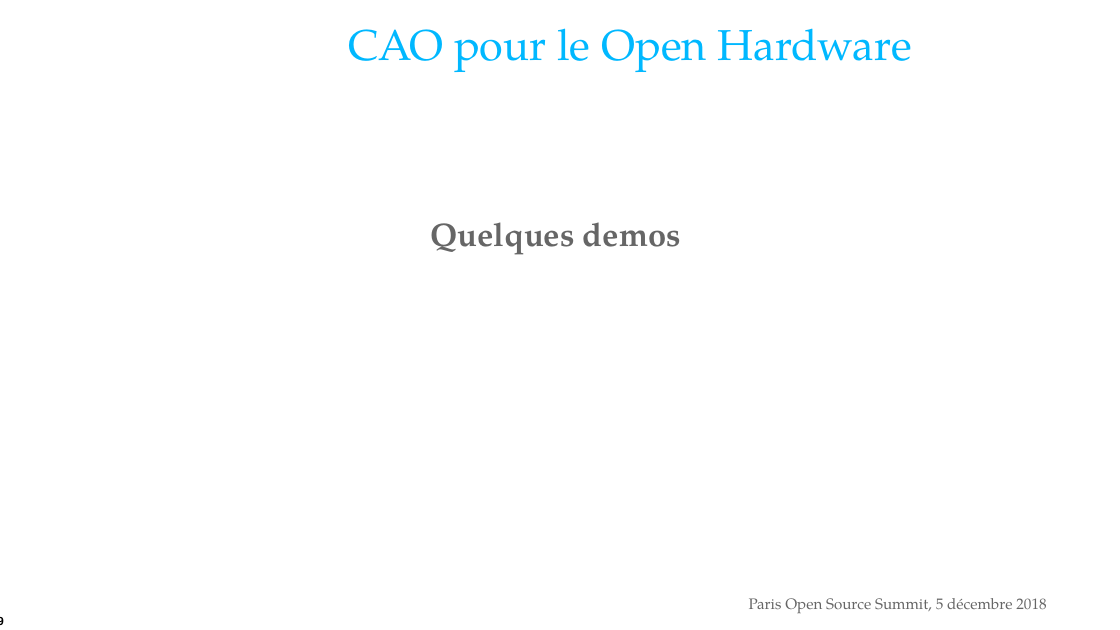
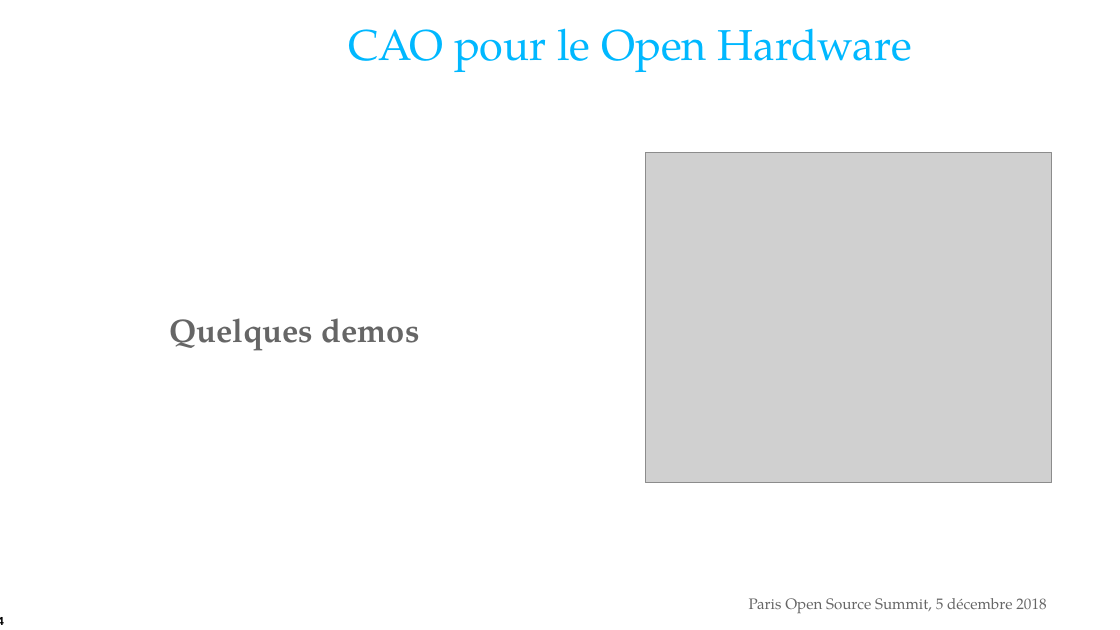
Before and after one commit to cadracks-project/pyosv, a slide deck: slide 14 of CampOSV_2018/decembre_2018_poss2018_Paris/pyosv_presentation_5decembre_POSS2018.odp (slide 19 before the commit). Drawn at 1120x630 pixels with LibreOffice and Linux fonts; fonts in the diff are those of the drawing; grey boxes stand for pictures; background and template pictures are left out. Boxes give left, top, right and bottom in pixels: in the first picture for what was removed or moved away, otherwise in the second. Text is boxed around its words. In the diff, an @@ line names an element or a change of style, - is before the commit and + after.

```diff
--- a/CampOSV_2018/decembre_2018_poss2018_Paris/pyosv_presentation_5decembre_POSS2018.odp
+++ b/CampOSV_2018/decembre_2018_poss2018_Paris/pyosv_presentation_5decembre_POSS2018.odp
@@ picture added at box(645, 152, 1052, 483) @@
@@ text "Quelques demos": place and size @@
-text "Quelques demos" at box(430, 222, 681, 255)
+text "Quelques demos" at box(169, 318, 420, 351)
```
Also in this commit, not shown: 8 other slides changed, 29 other files.
